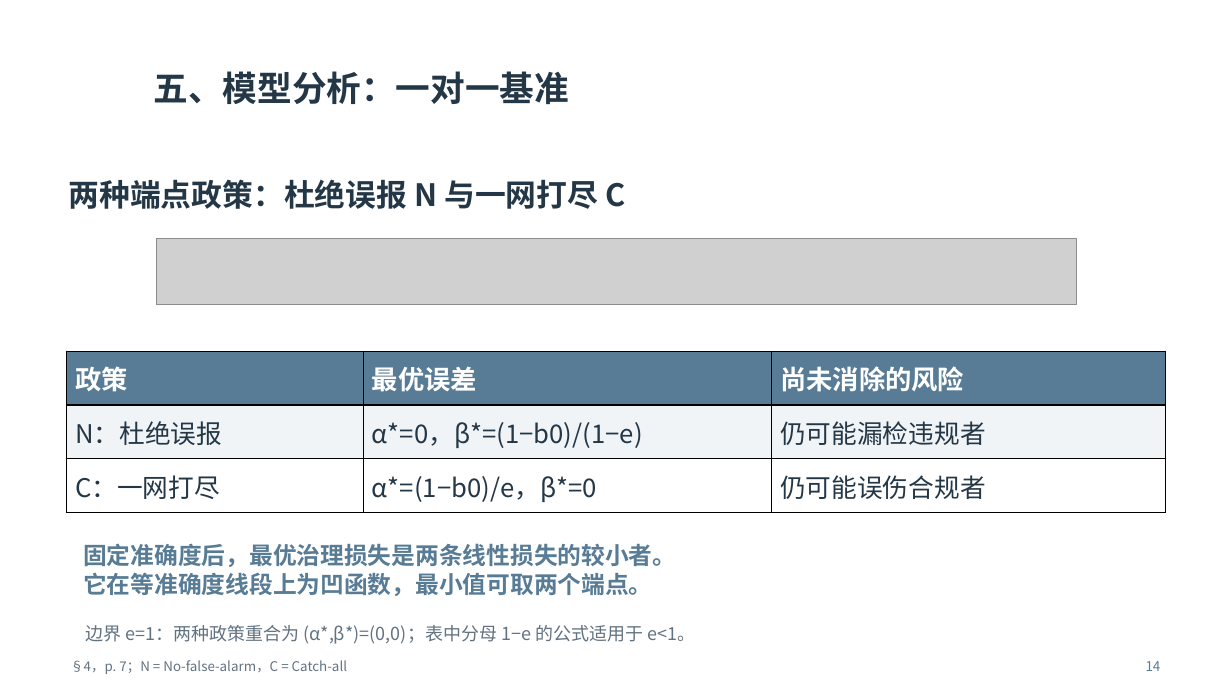
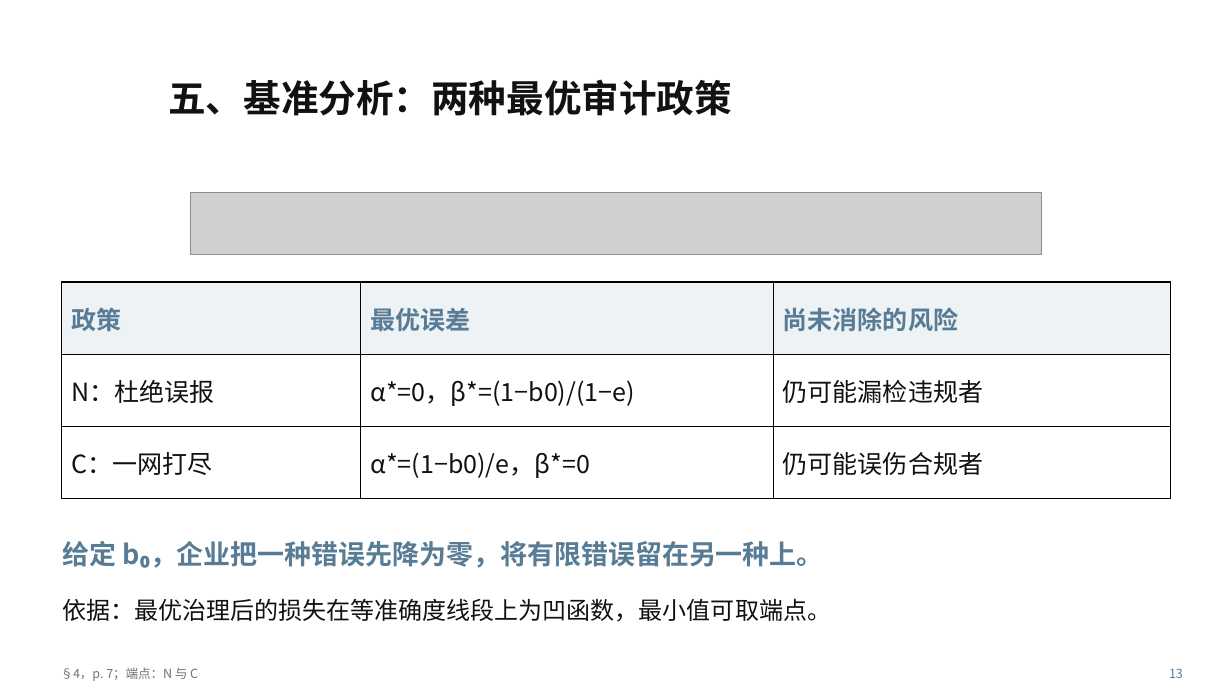
Before and after one commit to shuihongyan7-max/test-codex, a slide deck: slide 13 of 大组会.pptx (slide 14 before the commit). Drawn at 1232x693 pixels with LibreOffice and Linux fonts; fonts in the diff are those of the drawing; grey boxes stand for pictures; background and template pictures are left out. Boxes give left, top, right and bottom in pixels: in the first picture for what was removed or moved away, otherwise in the second. Text is boxed around its words. In the diff, an @@ line names an element or a change of style, - is before the commit and + after.

```diff
--- a/大组会.pptx
+++ b/大组会.pptx
@@ text at [168,79,732,116]: text changed; size 27 to 29.2 pt; text colour #243746 to #111111 @@
-五、模型分析：一对一基准
+五、基准分析：两种最优审计政策
@@ text removed at [68,179,625,209] @@
-两种端点政策：杜绝误报 N 与一网打尽 C
@@ picture: place and size @@
-picture at [156,238,1076,305]
+picture at [190,192,1043,254]
@@ table at [62,282,1171,498] @@
@@ fill #587C95 to #EDF2F5 in row 1 @@
@@ fill #F0F4F7 to #FFFFFF in row 2 @@
@@ size 20.5 to 19.5 pt, text colour #FFFFFF to #587C95 in "政策", "最优误差", "尚未消除的风险" @@
@@ size 20 to 19.5 pt, text colour #243746 to #111111 in "N：杜绝误报", "α*=0，β*=(1−b0)/(1−e)", "仍可能漏检违规者", "C：一网打尽" and 2 more places @@
@@ table: place and size @@
-table at [67,351,1165,513]
+table at [62,282,1171,498]
@@ text added at [62,541,824,568], 21 pt, text #587C95, bold @@
+给定 b₀，企业把一种错误先降为零，将有限错误留在另一种上。
@@ text at [62,598,831,622]: text changed; size 18.5 to 18.8 pt; text colour #587C95 to #111111; bold off @@
-固定准确度后，最优治理损失是两条线性损失的较小者。
-它在等准确度线段上为凹函数，最小值可取两个端点。
+依据：最优治理后的损失在等准确度线段上为凹函数，最小值可取端点。
@@ text removed at [85,625,695,644] @@
-边界 e=1：两种政策重合为 (α*,β*)=(0,0)；表中分母 1−e 的公式适用于 e<1。
@@ text at [61,667,198,681]: text changed; size 10.4 to 9.8 pt; text colour #627281 to #6B747A @@
-§4，p. 7；N = No-false-alarm，C = Catch-all
+§4，p. 7；端点：N 与 C
@@ text removed at [1146,661,1161,671] @@
-14
@@ text added at [1169,668,1183,678], 9.8 pt, text #587C95 @@
+13
```
Also in this commit, not shown: 17 other slides changed, 25 slides added, 31 slides removed, 1 other file.
